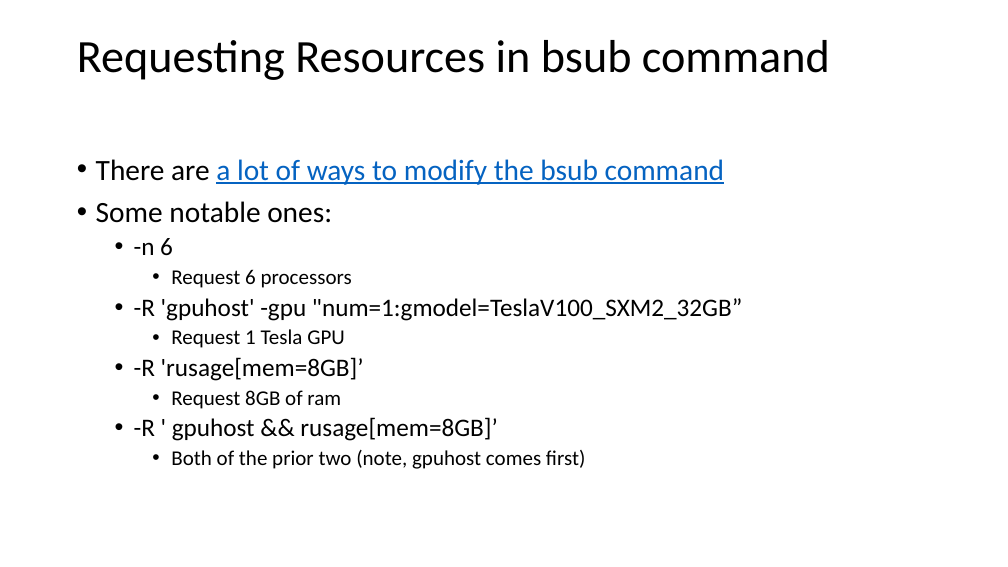
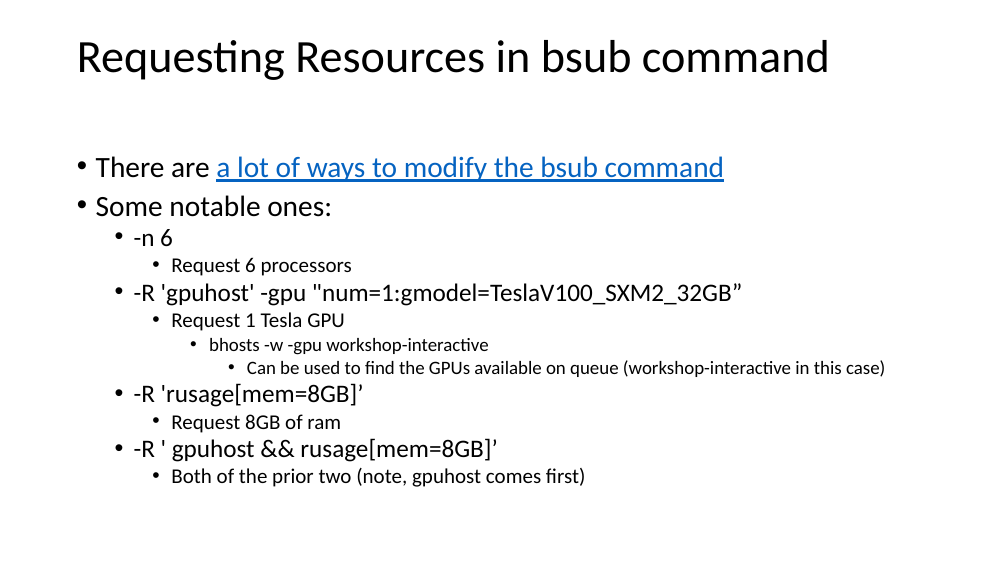
Before and after one commit to GregePorter/RIS-quickstart, a slide deck: slide 12 of slides/triads-ris-workshop-day-4.pptx. Drawn at 1008x567 pixels with LibreOffice and Linux fonts; fonts in the diff are those of the drawing. Boxes give left, top, right and bottom in pixels: in the first picture for what was removed or moved away, otherwise in the second. Text is boxed around its words. In the diff, an @@ line names an element or a change of style, - is before the commit and + after.

```diff
--- a/slides/triads-ris-workshop-day-4.pptx
+++ b/slides/triads-ris-workshop-day-4.pptx
@@ text at (96, 156, 742, 487): line spacing 0.9 to 0.8 @@
@@ text at (209, 338, 885, 377): paragraphs added @@
+      • bhosts -w -gpu workshop-interactive
+        • Can be used to find the GPUs available on queue (workshop-interactive in this case)
```
Also in this commit, not shown: 2 other slides changed, 1 slide added.
